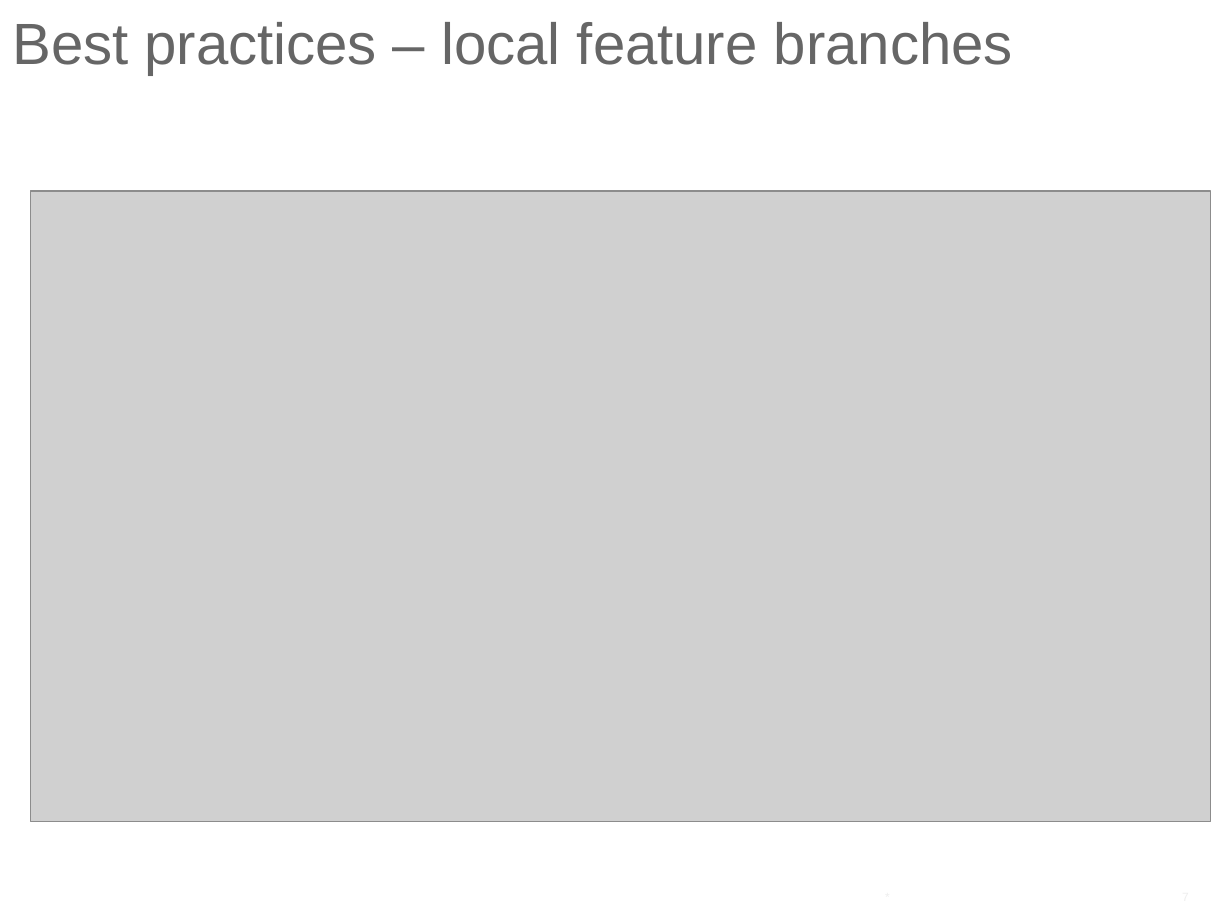
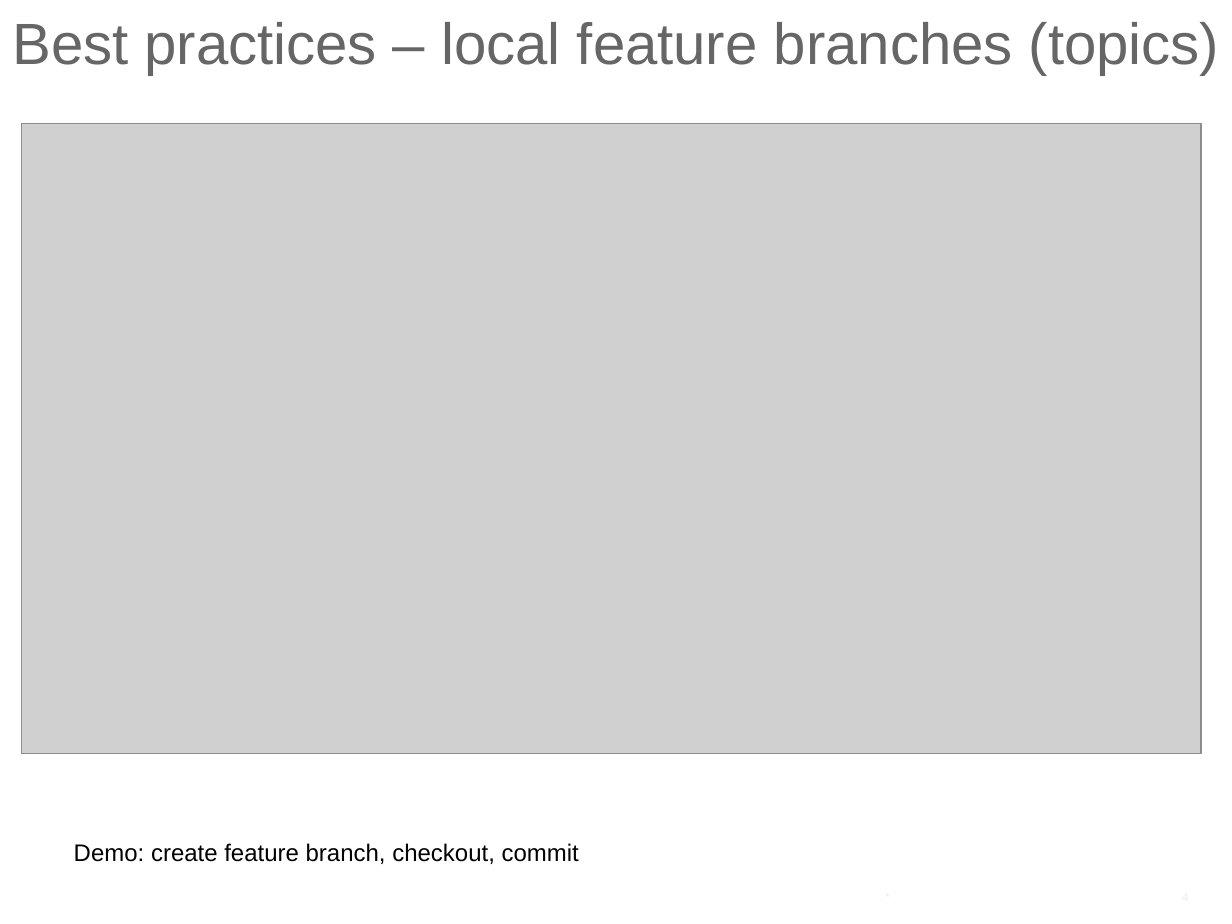
Before and after one commit to ilyaro/mysite, a slide deck: slide 4 of WorkStuff/Courses/Git/Git_Best_Practices/Git_Best_Practices.pptx (slide 7 before the commit). Drawn at 1232x924 pixels with LibreOffice and Linux fonts; fonts in the diff are those of the drawing; grey boxes stand for pictures. Boxes give left, top, right and bottom in pixels: in the first picture for what was removed or moved away, otherwise in the second. Text is boxed around its words. In the diff, an @@ line names an element or a change of style, - is before the commit and + after.

```diff
--- a/WorkStuff/Courses/Git/Git_Best_Practices/Git_Best_Practices.pptx
+++ b/WorkStuff/Courses/Git/Git_Best_Practices/Git_Best_Practices.pptx
@@ title at box(12, 22, 1219, 75): text changed @@
-Best practices – local feature branches
+Best practices – local feature branches (topics)
@@ picture: place and size @@
-picture at box(31, 191, 1211, 822)
+picture at box(21, 123, 1201, 754)
@@ text added at box(74, 843, 579, 864), 14 pt, text #000000 @@
+Demo: create feature branch, checkout, commit
```
Also in this commit, not shown: 3 other slides changed, 2 other files.
